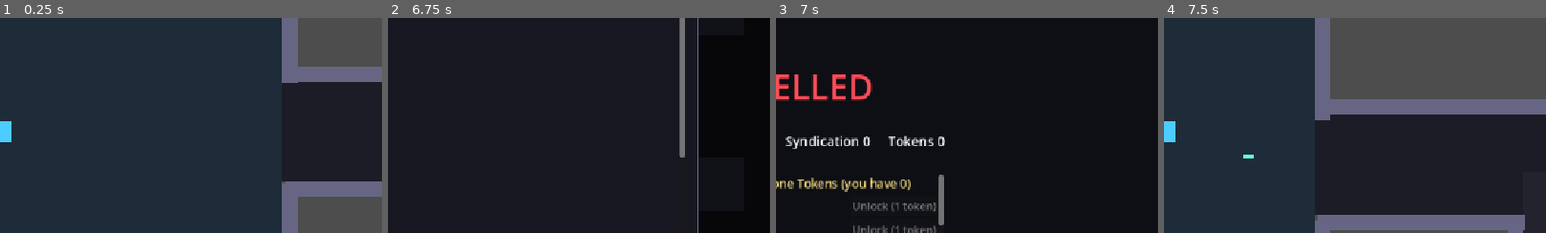
Above: before the commit, frames 1-4 (left to right).
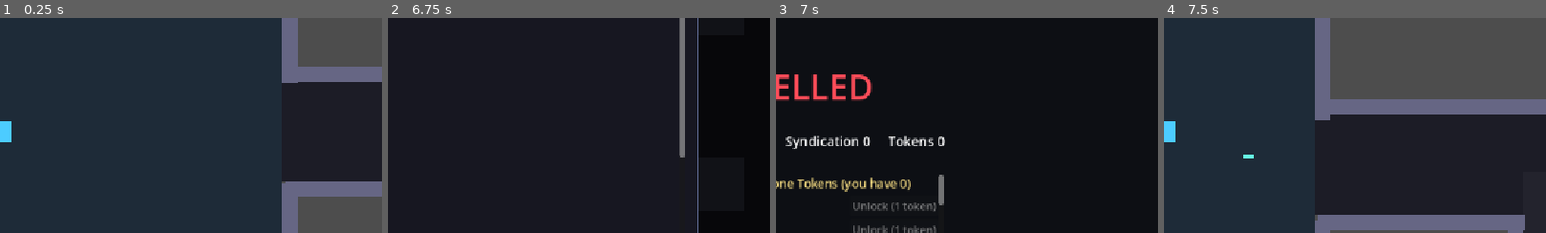
Above: after the commit, the same moments.

Repository: nderman/dungeon-grinder-cal
Game: Godot game, scene res://Floor.tscn
The game is run twice, just before and just after one commit, with the same random seed, the same clock (stepped at 60 frames per second) and the same inputs.
Inputs (mouse positions are % of the whole screen's width and height, from its top left):
- Up to frame 1 (0.25 s): no input
- Up to frame 2 (6.75 s): tap Enter (ui_accept) at 0.5, 0.77, 1.25, 2, 3.77, 5 s; move the mouse to (72, 45) at 0.52 s; hold D (move_right) 0.53-1.25 s; hold K (abilities) 0.53-1.25 s; click (72, 45) at 0.8 s; drag from (30, 55) to (45, 70) at 1.27 s; move the mouse to (60, 28) at 2.02 s; hold D (move_right) 2.03-2.75 s; hold K (abilities) 2.03-2.75 s; click (60, 28) at 2.3 s; drag from (45, 70) to (20, 35) at 2.77 s; move the mouse to (80, 65) at 3.52 s; press the mouse at (80, 65) at 3.53 s; hold A (move_left) 3.53-4.25 s; tap Left (aim_left) at 3.6 s; tap I (inventory) at 4.15 s; release the mouse at (80, 65) at 4.25 s; drag from (20, 35) to (65, 54) at 4.27 s; move the mouse to (55, 50) at 5.02 s; press the mouse at (55, 50) at 5.03 s; hold S (move_down) 5.03-5.75 s; tap Up (aim_up) at 5.1 s; release the mouse at (55, 50) at 5.75 s; drag from (35, 25) to (30, 55) at 5.77 s; click "✕" at 6.5 s
- Up to frame 3 (7 s): no input
- Up to frame 4 (7.5 s): tap Space (dash) at 7.25 s; move the mouse to (72, 45) at 7.27 s; press the mouse at (72, 45) at 7.28 s; hold W (move_up) from 7.28 s (still down)
The pictures show only the part of the screen within x 50-100%, y 24-74%; the shares and areas given below are measured in that part.

Frames 1-2 are identical in both runs. In frame 3, 0.1% of the frame differs, in the area x 42-44%, y 86-97%; in frame 4, nothing differs.

Commit message:
Meta sink 2/3: loot sponsorship (the Token sink)
permanent_loot_pool was written but never READ — wired it into the Director's
Algorithm: a sponsored item gets +SPONSOR_WEIGHT (6) in LootData._pick_base, so
it reliably shows up in future Seasons. Green Room now sells weapon sponsorships
for Milestone Tokens (post-roster token sink); sponsored weapons show ★. Lets you
steer your build's key weapon to drop instead of praying to RNG. test_meta covers
the spend/dup/broke paths.

Co-Authored-By: Claude Opus 4.8 (1M context) <noreply@anthropic.com>

Diff:
--- a/game-client/data/LootData.gd
+++ b/game-client/data/LootData.gd
@@ -50,6 +50,7 @@
 const MAGIC_DMG_PER_INT := 0.04
 const WEAPON_DMG_PER_POINT := {"STR": MELEE_DMG_PER_STR, "DEX": RANGED_DMG_PER_DEX, "INT": MAGIC_DMG_PER_INT}
 const MELEE_KNOCK_PER_STR := 5.0    # +5px knockback per STR (was 8 — hits were punting mobs too far)
+const SPONSOR_WEIGHT := 6           # drop-pool weight a token-sponsored item gets in _pick_base (MetaManager sink)
 
 # Which stat a weapon's damage scales with — its first tag that's VALID for the weapon TYPE: melee
 # scales off a physical stat (STR/DEX), ranged off DEX or INT (magic). This keeps a melee weapon that
@@ -303,6 +304,8 @@
 		var weight := 1 + int(it["min_tier"])             # higher tiers favour rarer items
 		if top != "" and top in it["tags"]:
 			weight += 3                                   # Director's Algorithm: build-aware
+		if id in MetaManager.permanent_loot_pool:
+			weight += SPONSOR_WEIGHT                      # …and favours gear you sponsored with tokens
 		for _i in range(weight):
 			pool.append(id)
 	return "" if pool.is_empty() else pool.pick_random()
--- a/game-client/scripts/autoloads/MetaManager.gd
+++ b/game-client/scripts/autoloads/MetaManager.gd
@@ -81,6 +81,24 @@
 	meta_changed.emit()
 	return true
 
+# --- Loot sponsorship: a TOKEN sink -------------------------------------------------------------
+# Once the full roster is unlocked, Milestone Tokens had nothing left to buy. Now you SPONSOR gear:
+# the item joins permanent_loot_pool and the Director's Algorithm (LootData._pick_base) heavily
+# favours sponsored items in every future Season — steer your build's key weapons to actually drop.
+const SPONSOR_TOKEN_COST := 1
+
+func is_sponsored(id: String) -> bool:
+	return id in permanent_loot_pool
+
+func sponsor_item(id: String) -> bool:
+	if milestone_tokens < SPONSOR_TOKEN_COST or id in permanent_loot_pool:
+		return false
+	permanent_loot_pool.append(id)
+	milestone_tokens -= SPONSOR_TOKEN_COST
+	save_persistence()
+	meta_changed.emit()
+	return true
+
 # Final stat block for the current contract = base + race + class (+ permanent buffs).
 func get_current_contestant_stats(race: String, contestant_class: String) -> Dictionary:
 	var stats := BASE_STATS.duplicate()
--- a/game-client/tests/test_meta.gd
+++ b/game-client/tests/test_meta.gd
@@ -7,6 +7,8 @@
 func run() -> void:
 	var saved_syn := MetaManager.syndication_points
 	var saved_buffs := MetaManager.permanent_stat_buffs.duplicate()
+	var saved_tokens := MetaManager.milestone_tokens
+	var saved_pool := MetaManager.permanent_loot_pool.duplicate()
 
 	MetaManager.permanent_stat_buffs = {}
 	MetaManager.syndication_points = 10000
@@ -28,6 +30,20 @@
 	var stats := MetaManager.get_current_contestant_stats("Human", "Brawler")
 	check(int(stats["CON"]) >= 4 + 3, "a permanent CON injector feeds get_current_contestant_stats")
 
+	# Loot sponsorship: the Token sink. Spends a token, marks the item sponsored, refuses dup / broke.
+	MetaManager.permanent_loot_pool = []
+	MetaManager.milestone_tokens = 2
+	check(not MetaManager.is_sponsored("war_hammer"), "weapon not sponsored initially")
+	check(MetaManager.sponsor_item("war_hammer"), "sponsor succeeds with a token")
+	check(MetaManager.is_sponsored("war_hammer"), "item is now sponsored")
+	eq(MetaManager.milestone_tokens, 1, "one token spent on the sponsor")
+	check(not MetaManager.sponsor_item("war_hammer"), "can't sponsor the same item twice")
+	eq(MetaManager.milestone_tokens, 1, "no token spent on a duplicate sponsor")
+	MetaManager.milestone_tokens = 0
+	check(not MetaManager.sponsor_item("broadsword"), "sponsor refused with no tokens")
+
 	MetaManager.syndication_points = saved_syn
 	MetaManager.permanent_stat_buffs = saved_buffs
+	MetaManager.milestone_tokens = saved_tokens
+	MetaManager.permanent_loot_pool = saved_pool
 	MetaManager.save_persistence()
--- a/game-client/ui/GreenRoom.gd
+++ b/game-client/ui/GreenRoom.gd
@@ -120,6 +120,18 @@
 	for s in ["STR", "DEX", "INT", "CON", "CHA"]:
 		_shop.add_child(_injector_row(s))
 
+	# SPONSOR A WEAPON — the Token sink (post-roster). Favour a weapon in every future Season's drops.
+	var spon_header := Label.new()
+	spon_header.text = "SPONSOR A WEAPON — spend Tokens (you have %d)" % MetaManager.milestone_tokens
+	spon_header.add_theme_font_size_override("font_size", 18)
+	spon_header.modulate = Color(0.85, 0.8, 1.0)
+	spon_header.horizontal_alignment = HORIZONTAL_ALIGNMENT_CENTER
+	_shop.add_child(spon_header)
+	for id in LootData.ITEMS:
+		var it: Dictionary = LootData.ITEMS[id]
+		if String(it.get("slot", "")) == "Weapon" and id not in LootData.STARTER_WEAPONS:
+			_shop.add_child(_sponsor_row(String(id)))
+
 func _unlock_row(id: String, type: String) -> Control:
 	var row := HBoxContainer.new()
 	row.add_theme_constant_override("separation", 10)
@@ -154,6 +166,29 @@
 	row.add_child(btn)
 	return row
 
+# One weapon's sponsor row: a buy button, or a ★ tag once it's permanently in the drop pool.
+func _sponsor_row(id: String) -> Control:
+	var row := HBoxContainer.new()
+	row.add_theme_constant_override("separation", 10)
+	var lbl := Label.new()
+	lbl.text = LootData.item_name(id)
+	lbl.size_flags_horizontal = Control.SIZE_EXPAND_FILL
+	lbl.modulate = Color(0.85, 0.8, 1.0)
+	row.add_child(lbl)
+	if MetaManager.is_sponsored(id):
+		var tag := Label.new()
+		tag.text = "★ Sponsored"
+		tag.modulate = Color(1.0, 0.85, 0.3)
+		row.add_child(tag)
+	else:
+		var btn := Button.new()
+		btn.text = "Sponsor (%d token)" % MetaManager.SPONSOR_TOKEN_COST
+		btn.disabled = MetaManager.milestone_tokens < MetaManager.SPONSOR_TOKEN_COST
+		btn.focus_mode = Control.FOCUS_NONE   # don't eat the SPACE/E "new Season" key
+		btn.pressed.connect(func() -> void: MetaManager.sponsor_item(id))
+		row.add_child(btn)
+	return row
+
 func _unhandled_input(event: InputEvent) -> void:
 	if event.is_action_pressed("ui_accept") or event.is_action_pressed("interact"):
 		GameManager.start_new_run()
